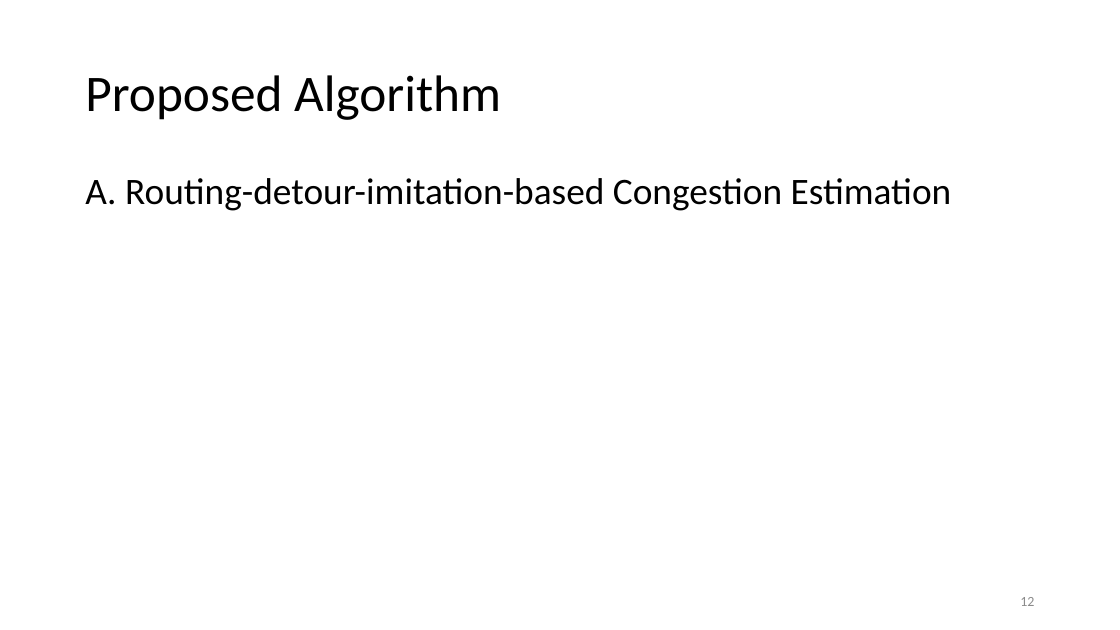
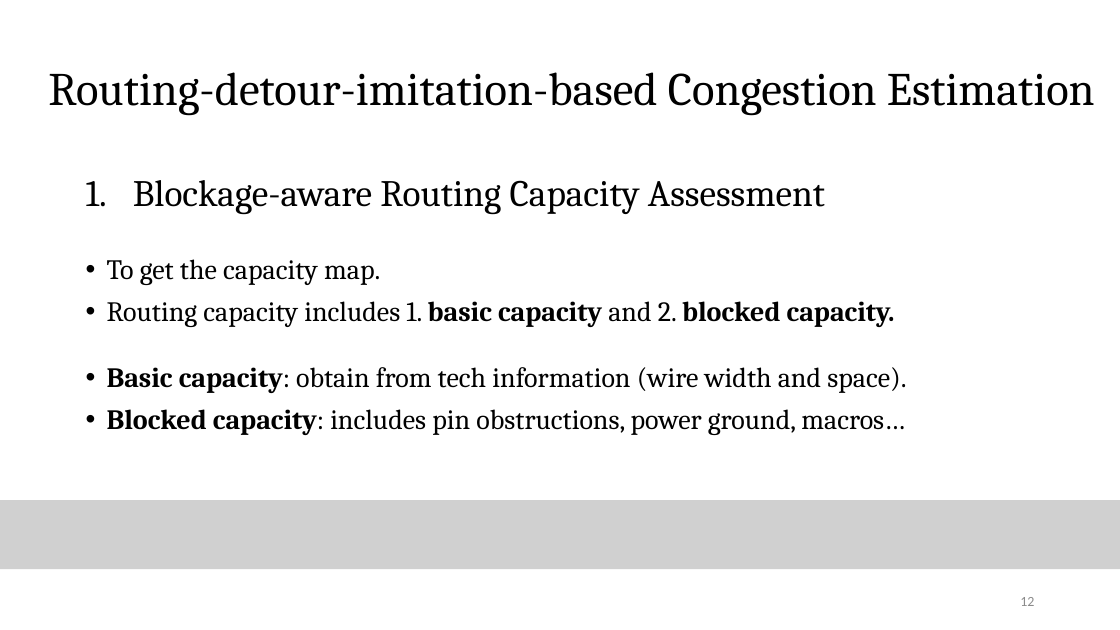
Before and after one commit to Pacific-Feng-Studuies/Studied-Papers, a slide deck: slide 13 of GM/Placement/PUFFER A Routability-Driven Placement Framework via Cell Padding/PUFFER A Routability-Driven Placement Framework via Cell Padding.pptx. Drawn at 1120x630 pixels with LibreOffice and Linux fonts; fonts in the diff are those of the drawing; grey boxes stand for pictures. Boxes give left, top, right and bottom in pixels: in the first picture for what was removed or moved away, otherwise in the second. Text is boxed around its words. In the diff, an @@ line names an element or a change of style, - is before the commit and + after.

```diff
--- a/GM/Placement/PUFFER A Routability-Driven Placement Framework via Cell Padding/PUFFER A Routability-Driven Placement Framework via Cell Padding.pptx
+++ b/GM/Placement/PUFFER A Routability-Driven Placement Framework via Cell Padding/PUFFER A Routability-Driven Placement Framework via Cell Padding.pptx
@@ title at bbox=[48, 72, 1095, 115]: text changed; size 44 to 40 pt; font Calibri to Cambria @@
-Proposed Algorithm
+Routing-detour-imitation-based Congestion Estimation
@@ text at bbox=[107, 180, 906, 435]: text changed; size 32 to 24 pt; font Calibri to Cambria @@
-A. Routing-detour-imitation-based Congestion Estimation
+1. Blockage-aware Routing Capacity Assessment
+• To get the capacity map.
+• Routing capacity includes 1. basic capacity and 2. blocked capacity.
+• Basic capacity: obtain from tech information (wire width and space).
+• Blocked capacity: includes pin obstructions, power ground, macros…
@@ picture added at bbox=[0, 500, 1120, 569] @@
```
Also in this commit, not shown: 1 other slide changed, 2 slides added, 1 other file.
